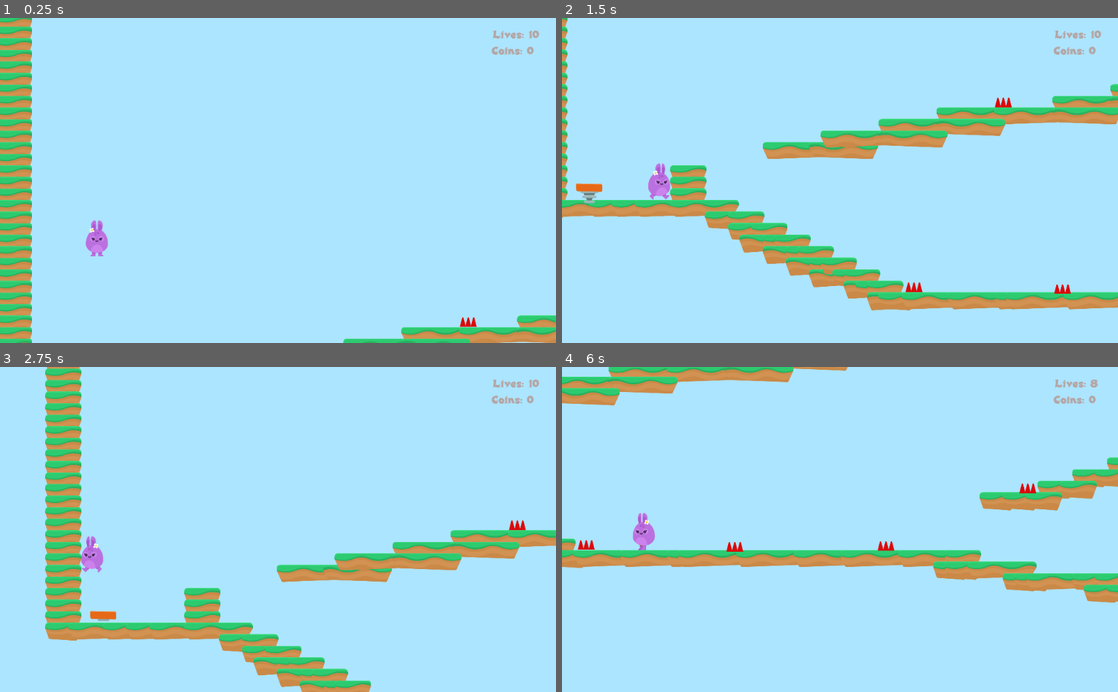
Above: before the commit, frames 1-4 (two rows, left to right).
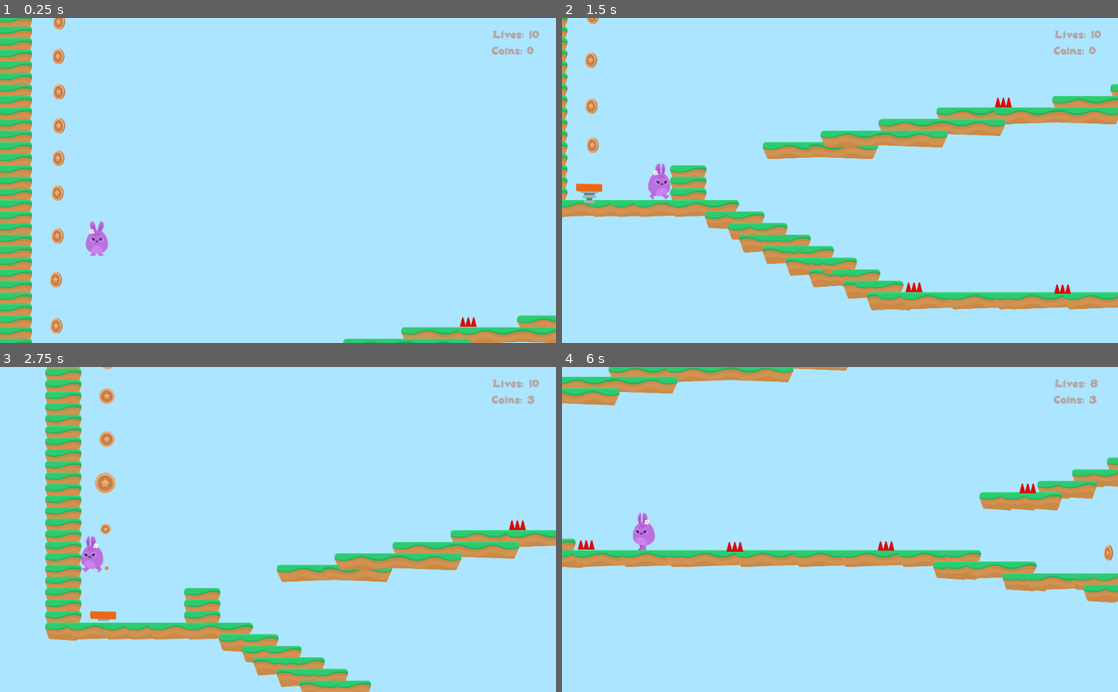
Above: after the commit, the same moments.

Repository: ikostan/IntroToGodot
Game: Godot game, scene res://Levels/Level_1.tscn
Two runs of this game, one before a commit and one after it. Both use one fixed random seed, a clock stepped at 60 frames per second and the inputs below.
Inputs:
- Up to frame 1 (0.25 s): no input
- Up to frame 2 (1.5 s): hold Right (right) from 0.53 s (still down); tap Space (jump) at 0.77 s
- Up to frame 3 (2.75 s): tap Space (jump) at 1.52 s; release Right (right) at 2.03 s; hold Left (left) from 2.03 s (still down)
- Up to frame 4 (6 s): release Left (left) at 2.78 s; hold Right (right) 2.78-4.28 s; tap Space (jump) at 3.02, 3.77, 4.52 s; hold Left (left) 4.28-5.03 s; hold Right (right) 5.03-5.78 s; hold Left (left) from 5.78 s (still down)

The runs differ from the first frame. In frame 1, 0.8% of the frame differs, in the area x 9-20%, y 0-98%; in frame 2, 0.3%; in frame 3, 0.5%; in frame 4, less than 0.1%.

Commit message:
Coin Scene is done

Diff:
--- a/Coin/Coin.gd
+++ b/Coin/Coin.gd
@@ -1,6 +1,26 @@
 extends Node2D
+
+var taken: bool = false
 
 
 func _on_Area2D_body_entered(body):
 	"Coin listener"
-	get_tree().call_group("GameState", 'update_coins')
+
+	var globals = preload("res://Levels/GameState.gd")
+	if globals.DEBUG:
+		print(self.name, ' > ', '_on_Area2D_body_entered')
+
+	if not taken:
+		get_tree().call_group("GameState", 'update_coins')
+		$AudioStreamPlayer2D.play()
+		$AnimationPlayer.play("CoinDisappear")
+
+	taken = true
+
+
+func die():
+	var globals = preload("res://Levels/GameState.gd")
+	if globals.DEBUG:
+		print(self.name, ' > ', 'die')
+
+	queue_free()
--- a/Coin/Coin.tscn
+++ b/Coin/Coin.tscn
@@ -20,26 +20,54 @@
 
 [sub_resource type="Animation" id=3]
 resource_name = "CoinDisappear"
+length = 0.5
+tracks/0/type = "value"
+tracks/0/path = NodePath(".:scale")
+tracks/0/interp = 1
+tracks/0/loop_wrap = true
+tracks/0/imported = false
+tracks/0/enabled = true
+tracks/0/keys = {
+"times": PoolRealArray( 0, 0.2, 0.5 ),
+"transitions": PoolRealArray( 1, 1, 1 ),
+"update": 0,
+"values": [ Vector2( 1, 1 ), Vector2( 1.5, 1.5 ), Vector2( 0.01, 0.01 ) ]
+}
+tracks/1/type = "method"
+tracks/1/path = NodePath(".")
+tracks/1/interp = 1
+tracks/1/loop_wrap = true
+tracks/1/imported = false
+tracks/1/enabled = true
+tracks/1/keys = {
+"times": PoolRealArray( 0.5 ),
+"transitions": PoolRealArray( 1 ),
+"values": [ {
+"args": [  ],
+"method": "die"
+} ]
+}
 
 [node name="Coin" type="Node2D"]
-position = Vector2( 0.561218, 0 )
+position = Vector2( 0.841827, 0 )
 script = ExtResource( 6 )
 
 [node name="AnimatedSprite" type="AnimatedSprite" parent="."]
 position = Vector2( 1.06067, -0.353546 )
 frames = SubResource( 1 )
-frame = 2
+frame = 3
 playing = true
 
 [node name="Area2D" type="Area2D" parent="."]
 position = Vector2( 0.841843, -0.280617 )
+collision_layer = 8
 
 [node name="CollisionShape2D" type="CollisionShape2D" parent="Area2D"]
 shape = SubResource( 2 )
 
 [node name="AudioStreamPlayer2D" type="AudioStreamPlayer2D" parent="."]
+scale = Vector2( 1, 1 )
 stream = ExtResource( 4 )
-volume_db = -5.0
 
 [node name="AnimationPlayer" type="AnimationPlayer" parent="."]
 anims/CoinDisappear = SubResource( 3 )
--- a/Levels/GameState.gd
+++ b/Levels/GameState.gd
@@ -1,6 +1,7 @@
 extends Node2D
 
 const DEBUG = true
+const COINS_TO_LIVE = 10
 
 var live = 10
 var coins = 0
@@ -13,6 +14,13 @@
 
 func update_coins():
 	coins += 1
+
+	# auto exchange coins to lives
+	if coins >= 10:
+		var lives_diff = int(coins / COINS_TO_LIVE)
+		live += lives_diff
+		coins -= (lives_diff * COINS_TO_LIVE)
+
 	update_gui()
 
 
--- a/Levels/Level_1.tscn
+++ b/Levels/Level_1.tscn
@@ -41,6 +41,75 @@
 [node name="Coin" parent="Items/Coins" instance=ExtResource( 9 )]
 position = Vector2( 3908.56, -872 )
 
+[node name="Coin4" parent="Items/Coins" instance=ExtResource( 9 )]
+position = Vector2( 3908.56, -670.185 )
+
+[node name="Coin5" parent="Items/Coins" instance=ExtResource( 9 )]
+position = Vector2( 3908.56, -454.916 )
+
+[node name="Coin6" parent="Items/Coins" instance=ExtResource( 9 )]
+position = Vector2( 3908.56, -226.192 )
+
+[node name="Coin7" parent="Items/Coins" instance=ExtResource( 9 )]
+position = Vector2( 3908.56, -1087.27 )
+
+[node name="Coin8" parent="Items/Coins" instance=ExtResource( 9 )]
+position = Vector2( 3901.83, -1302.54 )
+
+[node name="Coin9" parent="Items/Coins" instance=ExtResource( 9 )]
+position = Vector2( 3915.29, -10.9221 )
+
+[node name="Coin10" parent="Items/Coins" instance=ExtResource( 9 )]
+position = Vector2( 3908.56, -1517.81 )
+
+[node name="Coin11" parent="Items/Coins" instance=ExtResource( 9 )]
+position = Vector2( 3915.29, 197.62 )
+
+[node name="Coin2" parent="Items/Coins" instance=ExtResource( 9 )]
+position = Vector2( 4537.85, 320.652 )
+
+[node name="Coin3" parent="Items/Coins" instance=ExtResource( 9 )]
+position = Vector2( 3339.21, 542.402 )
+
+[node name="Coin12" parent="Items/Coins" instance=ExtResource( 9 )]
+position = Vector2( 2377.22, 401.131 )
+
+[node name="Coin13" parent="Items/Coins" instance=ExtResource( 9 )]
+position = Vector2( 3514.11, 549.129 )
+
+[node name="Coin14" parent="Items/Coins" instance=ExtResource( 9 )]
+position = Vector2( 3171.03, 549.129 )
+
+[node name="Coin15" parent="Items/Coins" instance=ExtResource( 9 )]
+position = Vector2( -2279.67, -1574.16 )
+
+[node name="Coin17" parent="Items/Coins" instance=ExtResource( 9 )]
+position = Vector2( -2283.67, -430.158 )
+
+[node name="Coin18" parent="Items/Coins" instance=ExtResource( 9 )]
+position = Vector2( -2275.67, -2330.16 )
+
+[node name="Coin19" parent="Items/Coins" instance=ExtResource( 9 )]
+position = Vector2( -2279.67, -2138.16 )
+
+[node name="Coin20" parent="Items/Coins" instance=ExtResource( 9 )]
+position = Vector2( -2275.67, -1942.16 )
+
+[node name="Coin21" parent="Items/Coins" instance=ExtResource( 9 )]
+position = Vector2( -2275.67, -1754.16 )
+
+[node name="Coin22" parent="Items/Coins" instance=ExtResource( 9 )]
+position = Vector2( -2283.67, -1382.16 )
+
+[node name="Coin23" parent="Items/Coins" instance=ExtResource( 9 )]
+position = Vector2( -2283.85, -1143.8 )
+
+[node name="Coin24" parent="Items/Coins" instance=ExtResource( 9 )]
+position = Vector2( -2293.12, -901.441 )
+
+[node name="Coin25" parent="Items/Coins" instance=ExtResource( 9 )]
+position = Vector2( -2290.4, -645.99 )
+
 [node name="Hazards" type="Node" parent="."]
 
 [node name="SpikesTop" parent="Hazards" instance=ExtResource( 3 )]
--- a/Player/Player.tscn
+++ b/Player/Player.tscn
@@ -25,14 +25,14 @@
 "name": "idle",
 "speed": 5.0
 }, {
+"frames": [ ExtResource( 3 ), ExtResource( 4 ) ],
+"loop": true,
+"name": "walk",
+"speed": 5.0
+}, {
 "frames": [ ExtResource( 5 ) ],
 "loop": true,
 "name": "jump",
-"speed": 5.0
-}, {
-"frames": [ ExtResource( 3 ), ExtResource( 4 ) ],
-"loop": true,
-"name": "walk",
 "speed": 5.0
 } ]
 
@@ -51,7 +51,6 @@
 [node name="AnimatedSprite" type="AnimatedSprite" parent="."]
 frames = SubResource( 2 )
 animation = "idle"
-frame = 1
 playing = true
 script = ExtResource( 7 )
 
